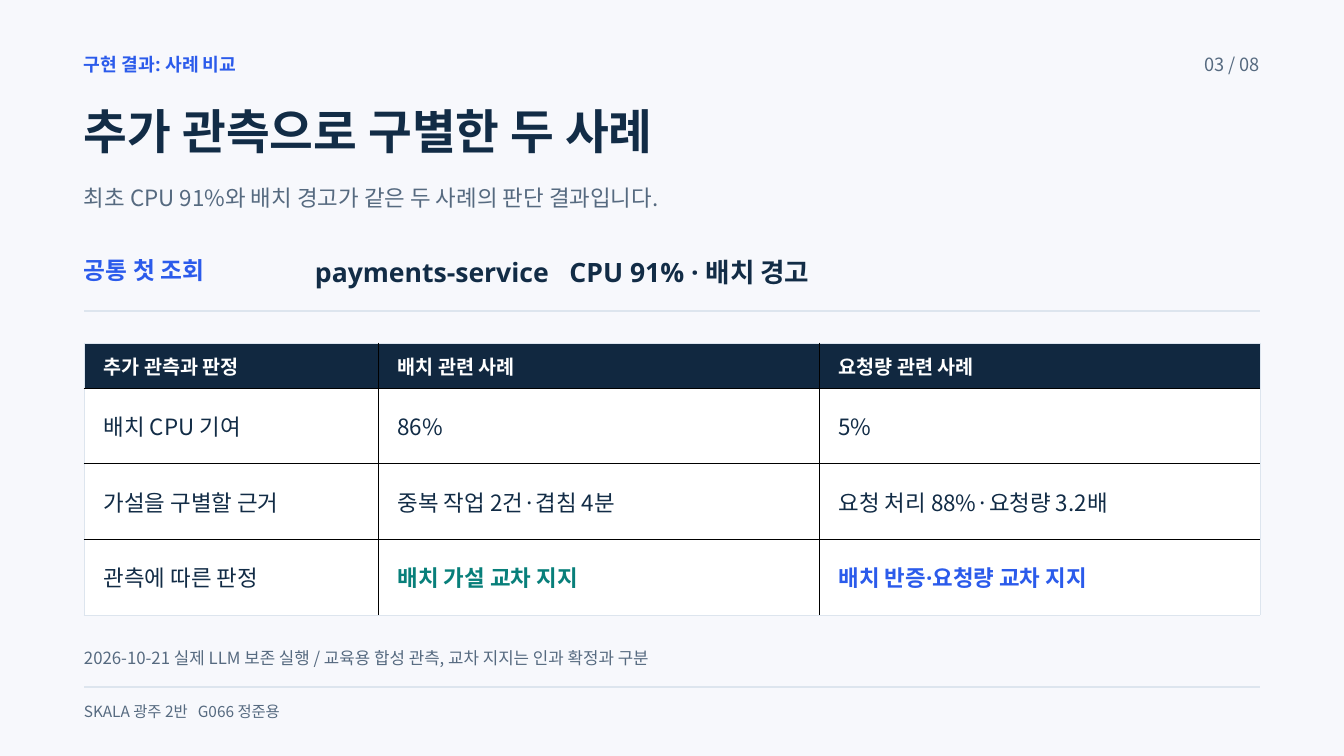
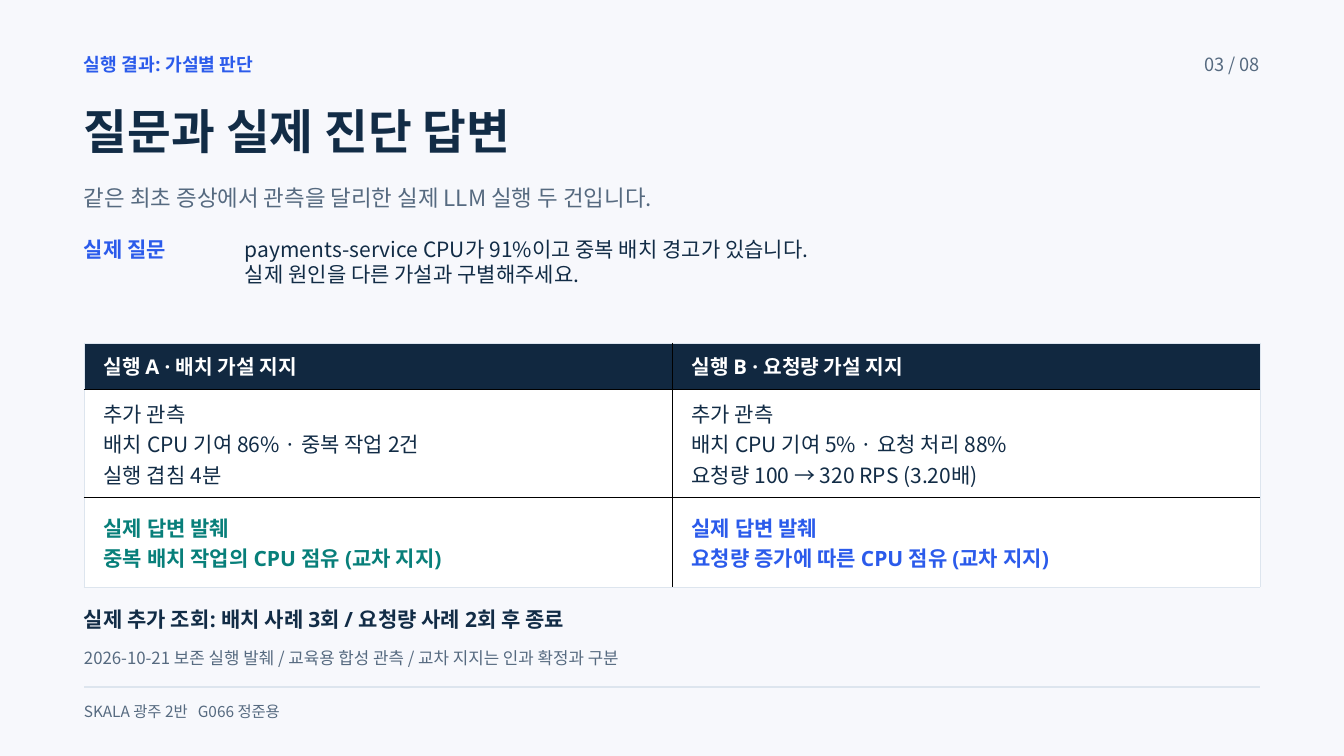
Before and after one commit to beshurl/skala-ai-mini-project, a slide deck: slide 3 of doc/presentation/운영진단_에이전트_5분발표.pptx. Drawn at 1344x756 pixels with LibreOffice and Linux fonts; fonts in the diff are those of the drawing. Boxes give left, top, right and bottom in pixels: in the first picture for what was removed or moved away, otherwise in the second. Text is boxed around its words. In the diff, an @@ line names an element or a change of style, - is before the commit and + after.

```diff
--- a/doc/presentation/운영진단_에이전트_5분발표.pptx
+++ b/doc/presentation/운영진단_에이전트_5분발표.pptx
@@ text at (x1=84, y1=55, x2=254, y2=73): text changed @@
-구현 결과: 사례 비교
+실행 결과: 가설별 판단
@@ text at (x1=84, y1=109, x2=511, y2=154): text changed @@
-추가 관측으로 구별한 두 사례
+질문과 실제 진단 답변
@@ text at (x1=84, y1=187, x2=652, y2=208): text changed @@
-최초 CPU 91%와 배치 경고가 같은 두 사례의 판단 결과입니다.
+같은 최초 증상에서 관측을 달리한 실제 LLM 실행 두 건입니다.
@@ text at (x1=84, y1=239, x2=166, y2=259): text changed; size 25.5 to 22.5 pt @@
-공통 첫 조회
+실제 질문
@@ text at (x1=245, y1=239, x2=809, y2=284): text changed; size 28.5 to 22.5 pt; font Noto Sans to Noto Sans CJK KR; bold off @@
-payments-service CPU 91% · 배치 경고
+payments-service CPU가 91%이고 중복 배치 경고가 있습니다.
+실제 원인을 다른 가설과 구별해주세요.
@@ line removed from (84, 310) to (1260, 310) @@
@@ table at (x1=84, y1=343, x2=1260, y2=583) @@
-추가 관측과 판정 | 배치 관련 사례 | 요청량 관련 사례
-배치 CPU 기여 | 86% | 5%
-가설을 구별할 근거 | 중복 작업 2건·겹침 4분 | 요청 처리 88%·요청량 3.2배
-관측에 따른 판정 | 배치 가설 교차 지지 | 배치 반증·요청량 교차 지지
+실행 A · 배치 가설 지지 | 실행 B · 요청량 가설 지지
+추가 관측 / 배치 CPU 기여 86% · 중복 작업 2건 / 실행 겹침 4분 | 추가 관측 / 배치 CPU 기여 5% · 요청 처리 88% / 요청량 100 → 320 RPS (3.20배)
+실제 답변 발췌 / 중복 배치 작업의 CPU 점유 (교차 지지) | 실제 답변 발췌 / 요청량 증가에 따른 CPU 점유 (교차 지지)
@@ text added at (x1=84, y1=609, x2=564, y2=629), 22.5 pt, text #122C46, bold @@
+실제 추가 조회: 배치 사례 3회 / 요청량 사례 2회 후 종료
@@ text at (x1=84, y1=650, x2=619, y2=666): text changed @@
-2026-10-21 실제 LLM 보존 실행 / 교육용 합성 관측, 교차 지지는 인과 확정과 구분
+2026-10-21 보존 실행 발췌 / 교육용 합성 관측 / 교차 지지는 인과 확정과 구분
```
Also in this commit, not shown: 3 other slides changed, 6 other files.
